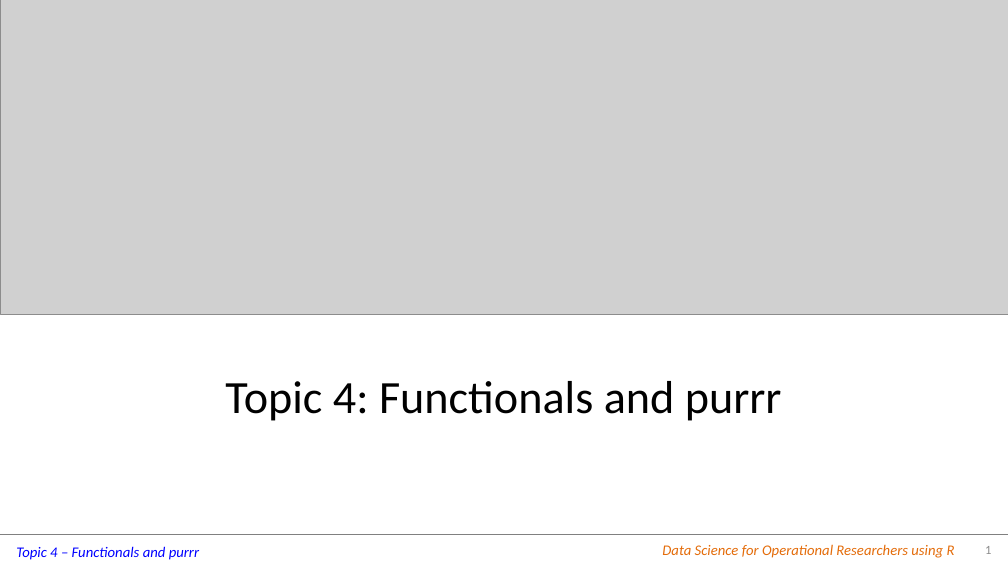
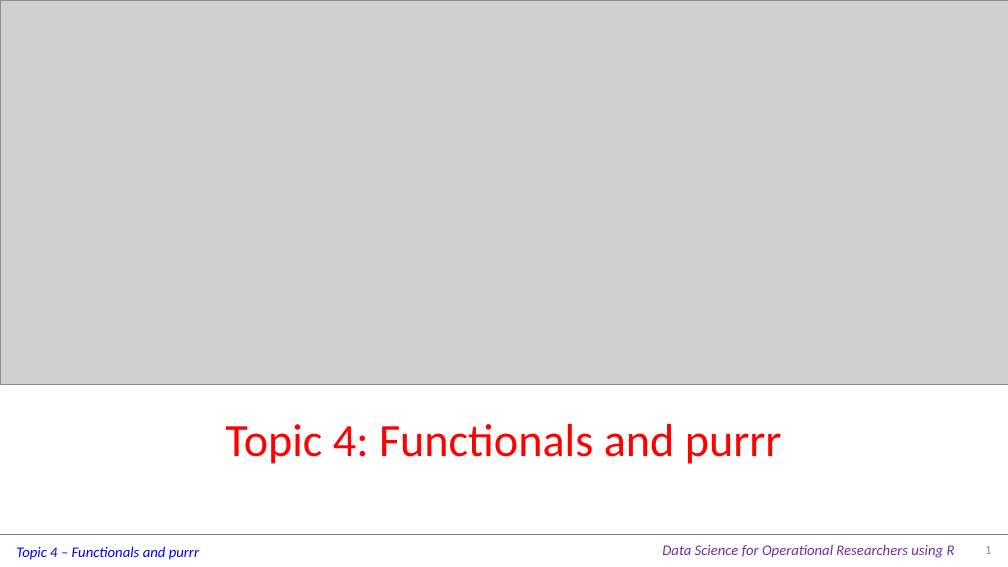
Before and after one commit to JimDuggan/tidyverse, a slide deck: slide 1 of slides/04 purrr 1/ppt/04 Functionals.pptx. Drawn at 1008x567 pixels with LibreOffice and Linux fonts; fonts in the diff are those of the drawing; grey boxes stand for pictures. Boxes give left, top, right and bottom in pixels: in the first picture for what was removed or moved away, otherwise in the second. Text is boxed around its words. In the diff, an @@ line names an element or a change of style, - is before the commit and + after.

```diff
--- a/slides/04 purrr 1/ppt/04 Functionals.pptx
+++ b/slides/04 purrr 1/ppt/04 Functionals.pptx
@@ picture: place and size @@
-picture at (0,0,1008,315)
+picture at (0,0,1008,384)
@@ title "Topic 4: Functionals and purrr": place and size @@
-title "Topic 4: Functionals and purrr" at (225,381,782,421)
+title "Topic 4: Functionals and purrr" at (225,424,782,464)
@@ title "Topic 4: Functionals and purrr" at (225,424,782,464): text colour #000000 to #FF0000 @@
@@ text "Data Science for Operational Researchers ..." at (662,545,955,558): text colour #E46C0A to #7030A0 @@
```
Also in this commit, not shown: 15 other slides changed, 7 other files.
